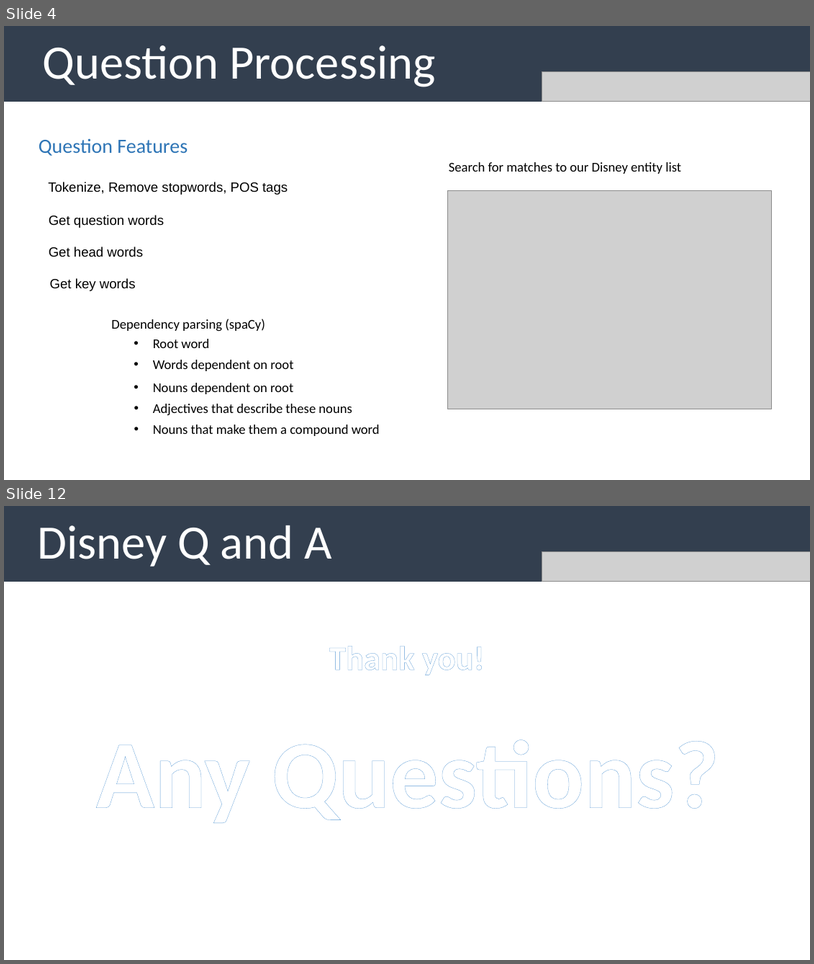
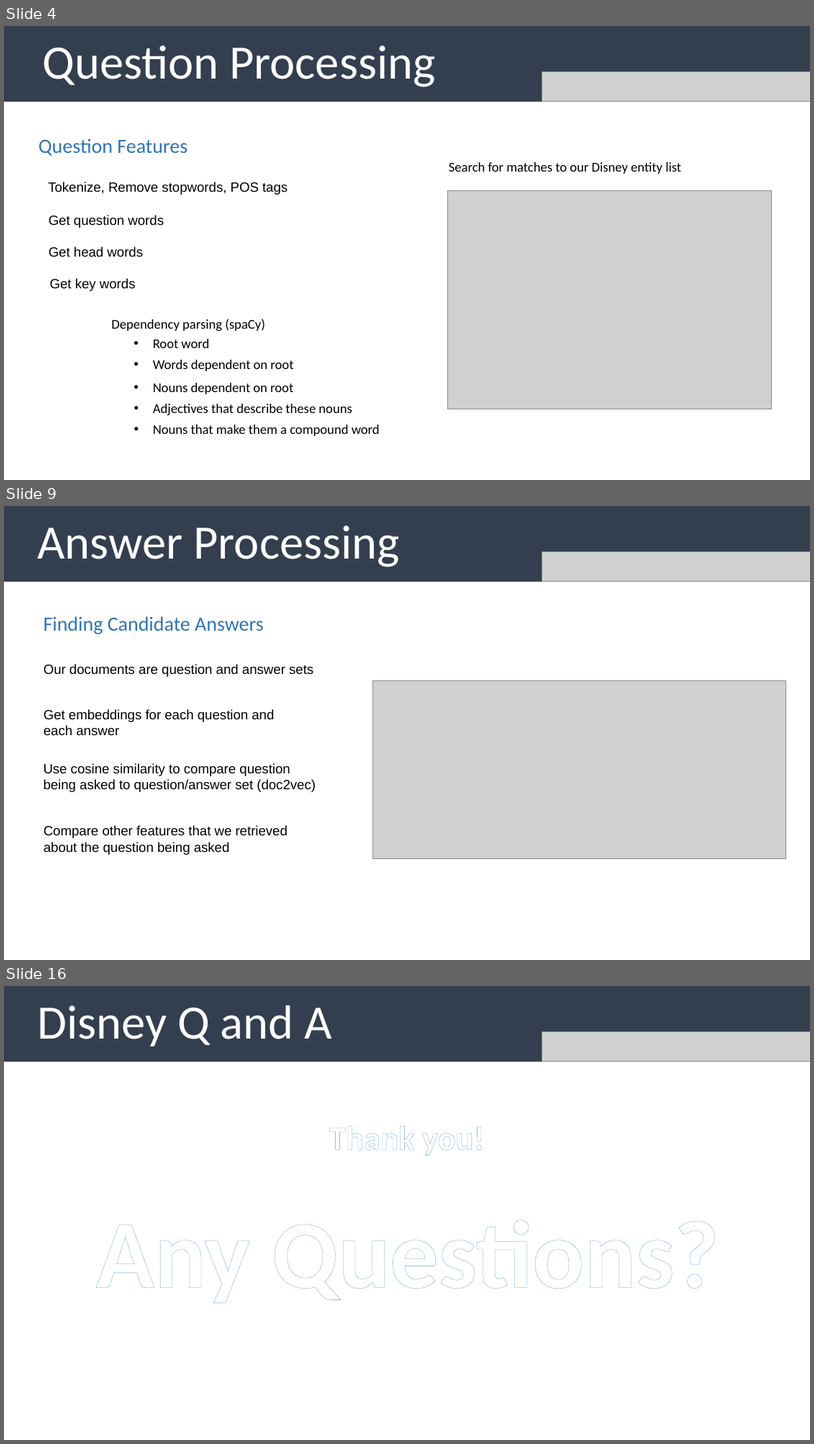
Before and after one commit to uabinf/nlp-group-project-fall-2020-disneyqanda, a slide deck: disneyqanda.pptx. Shown one above the other, each under a label of ours: slides 4 and 12 before the commit, slides 4, 9 and 16 after it; the slides between them are not shown. The pictures are 814x964 and 814x1444 pixels, drawn with LibreOffice and Linux fonts; fonts in the diff are those of the drawing; grey boxes stand for pictures. Boxes give left, top, right and bottom in pixels: in the first picture for what was removed or moved away, otherwise in the second. Text is boxed around its words. In the diff, an @@ line names an element or a change of style, - is before the commit and + after.

```diff
--- a/disneyqanda.pptx
+++ b/disneyqanda.pptx
@@ slide 9 added at (4,506,810,960), background #FFFFFF @@
@@ rectangle added at (4,506,810,582), fill #333F50, 57 pt, text #FFFFFF @@
+Answer Processing
@@ picture added at (543,552,810,582) @@
@@ text added at (44,616,264,634), 24 pt, text #2E75B6 @@
+Finding Candidate Answers
@@ text added at (44,664,314,677), 16 pt, text #000000 @@
+Our documents are question and answer sets
@@ picture added at (373,681,786,859) @@
@@ text added at (44,709,274,736), 16 pt, text #000000 @@
+Get embeddings for each question and each answer
@@ text added at (44,763,316,792), 16 pt, text #000000 @@
+Use cosine similarity to compare question being asked to question/answer set (doc2vec)
@@ text added at (44,825,288,854), 16 pt, text #000000 @@
+Compare other features that we retrieved about the question being asked
@@ what was slide 12 is now slide 16 @@
```
Also in this commit, not shown: 3 slides changed, 7 other slides added, 4 slides removed.
